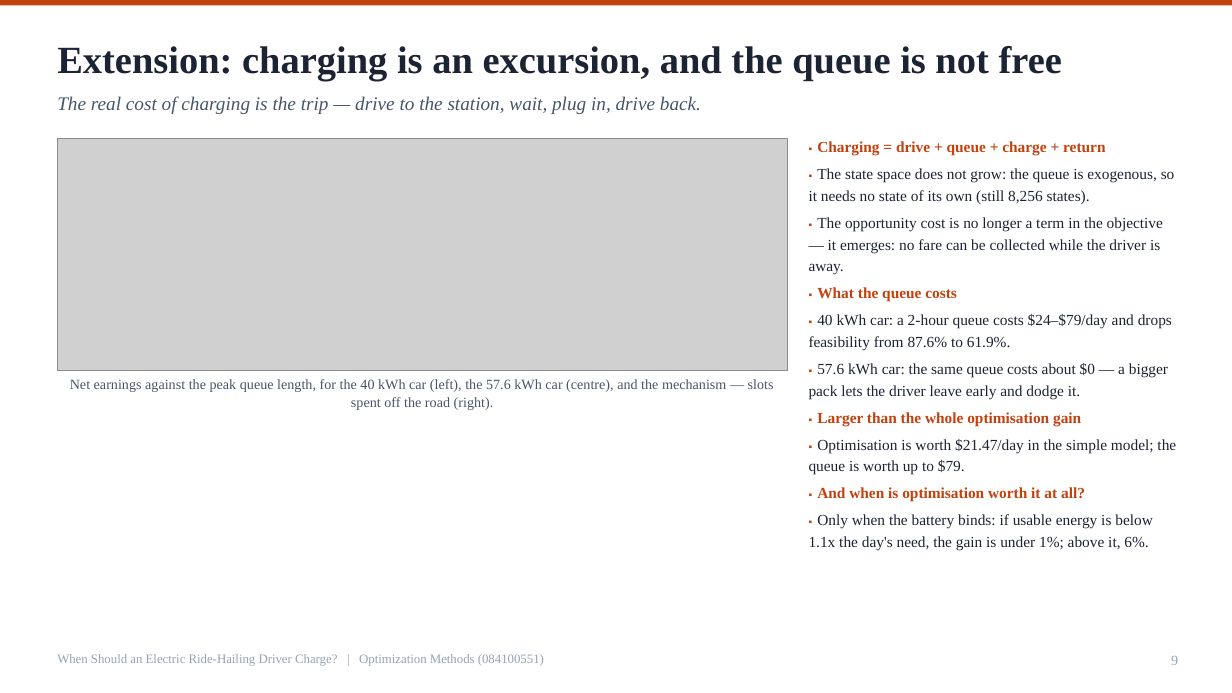
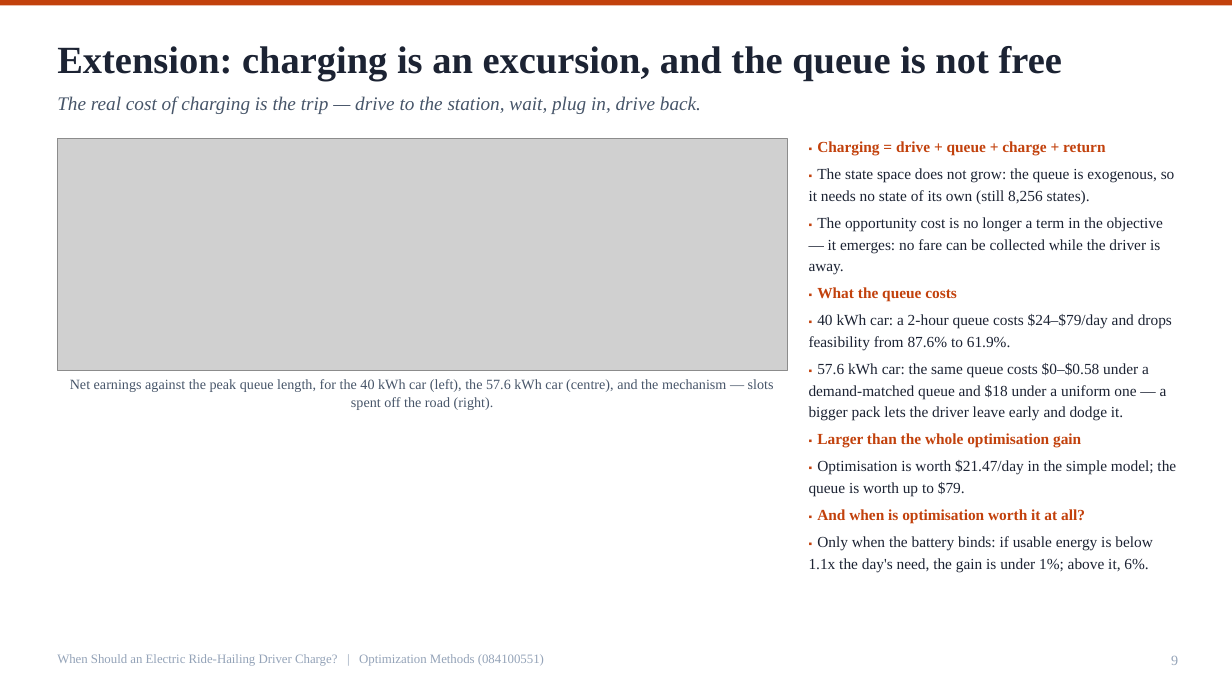
Before and after one commit to Ryan-Big-Data-grade24-scut/ride-hailing-charging, a slide deck: slide 9 of submit/Defense_梁睿希_202464870791.pptx. Drawn at 1232x693 pixels with LibreOffice and Linux fonts; fonts in the diff are those of the drawing; grey boxes stand for pictures. Boxes give left, top, right and bottom in pixels: in the first picture for what was removed or moved away, otherwise in the second. Text is boxed around its words. In the diff, an @@ line names an element or a change of style, - is before the commit and + after.

```diff
--- a/submit/Defense_梁睿希_202464870791.pptx
+++ b/submit/Defense_梁睿希_202464870791.pptx
@@ text at box(809, 363, 1167, 421): text changed @@
-▪ 57.6 kWh car: the same queue costs about $0 — a bigger pack lets the driver leave early and dodge it.
+▪ 57.6 kWh car: the same queue costs $0–$0.58 under a demand-matched queue and $18 under a uniform one — a bigger pack lets the driver leave early and dodge it.
```
Also in this commit, not shown: 5 other slides changed, 2 other files.
